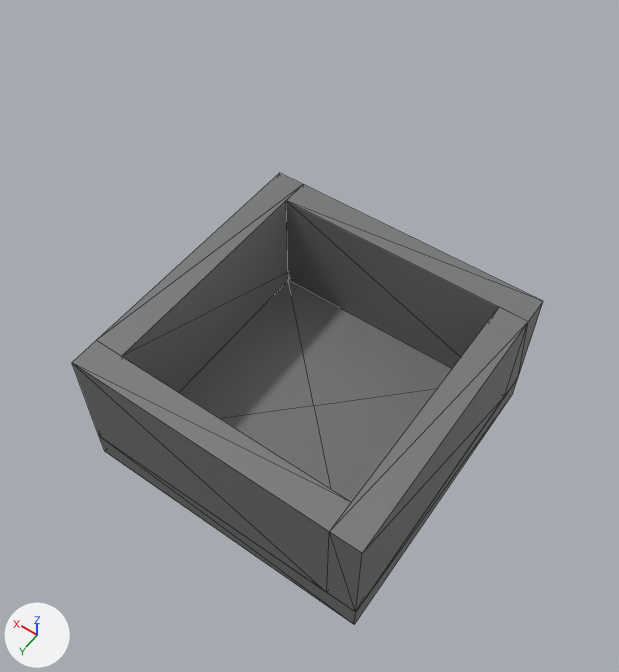
A saved change to the glTF model BaseFramework 3D/Asset/Models/Stage/Stage1.gltf.
Before and after are seen from a 50 mm lens placed at (-18.1, 25.9, 49.9), pointed at (-0.7, 1.4, 11.5). Every picture has the same lights, and +X, +Y and +Z are marked at lower left. The picture after the commit comes second. Mesh edges are drawn as thin lines. Where no turn or scale is listed for an object, it has been applied to the vertices. Vertices at exactly the same position are counted once.

Names of what the first picture shows: '立方体', '立方体.001', '立方体.002', '立方体.003', '立方体.004'.
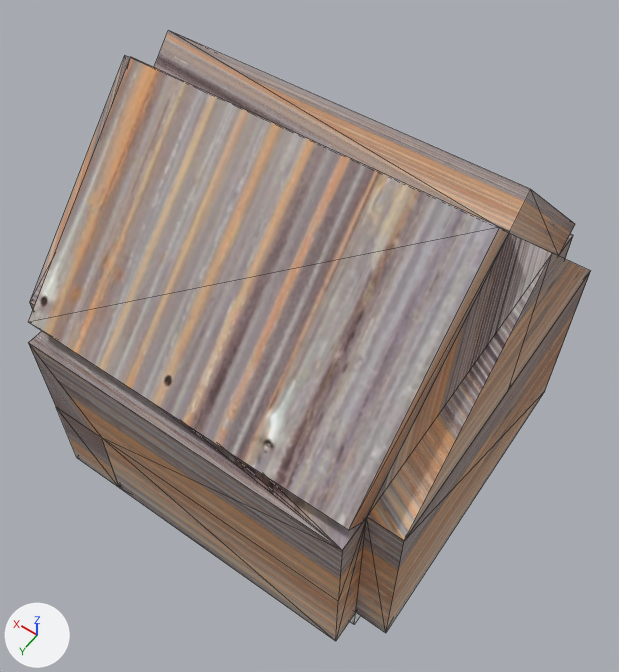
The change in detail:
Picture 'targeted-image' (img_targeted_image) is new.
Picture 'Tile' (img_tile) is new.
In material 'マテリアル' (mat_マテリアル), base_color is no longer (0.184, 0.184, 0.184), grey #777777.
In material 'マテリアル' (mat_マテリアル), texture is now set to img_tile.
Material 'マテリアル.001' (mat_マテリアル_001) is new.
Its texture is img_targeted_image.
me_立方体_001 is used by ob_立方体_001; location (1.0, 9.0, 6.0); scale (9.0, 1.0, 4.0).
me_立方体_001 had 8 vertices, 12 faces and spanned x -1.0..1.0, y -1.0..1.0, z -1.0..1.0.
me_立方体_001 no longer uses material mat_マテリアル (grey #777777).
me_立方体_001 now has 27 vertices, 42 faces and spans x -1.0..1.0, y -1.0..1.0, z -1.0..1.0.
me_立方体_001 part 1: 19 vertices added at x -1.0..1.0, y -1.0..1.0, z -1.0..1.0.
me_立方体_001 gains material mat_マテリアル_001 (picture img_targeted_image).
me_立方体_002 has 8 vertices, 12 faces and spans x -1.0..1.0, y -1.0..1.0, z -1.0..1.0.
me_立方体_002 no longer uses material mat_マテリアル (grey #777777).
me_立方体_002 gains material mat_マテリアル_001 (picture img_targeted_image).
me_立方体_003 has 8 vertices, 12 faces and spans x -1.0..1.0, y -1.0..1.0, z -1.0..1.0.
me_立方体_003 no longer uses material mat_マテリアル (grey #777777).
me_立方体_003 gains material mat_マテリアル_001 (picture img_targeted_image).
me_立方体_004 has 8 vertices, 12 faces and spans x -1.0..1.0, y -1.0..1.0, z -1.0..1.0.
me_立方体_004 no longer uses material mat_マテリアル (grey #777777).
me_立方体_004 gains material mat_マテリアル_001 (picture img_targeted_image).
Mesh me_立方体_008 is new.
It has 8 vertices, 12 faces and spans x -1.0..1.0, y -10.0..10.0, z -5.0..5.0.
It uses material mat_マテリアル_001 (picture img_targeted_image).
Mesh me_立方体_007 is new.
It has 8 vertices, 12 faces and spans x -1.0..1.0, y -10.0..10.0, z -5.0..5.0.
It uses material mat_マテリアル_001 (picture img_targeted_image).
Mesh me_立方体_006 is new.
It has 8 vertices, 12 faces and spans x -10.0..10.0, y -5.8..5.8, z -5.8..5.8.
It uses material mat_マテリアル_001 (picture img_targeted_image).
Mesh me_立方体_005 is new.
It has 8 vertices, 12 faces and spans x -10.0..10.0, y -5.8..5.8, z -5.8..5.8.
It uses material mat_マテリアル_001 (picture img_targeted_image).
Object '立方体.001' (ob_立方体_001) moves from (1.0, 9.0, 6.0) to (0.0, 11.0, 8.0).
Object '立方体.001' (ob_立方体_001) is rescaled from (9.0, 1.0, 4.0) to (10.0, 1.0, 6.0).
Object '立方体.002' (ob_立方体_002) moves from (-1.0, -9.0, 6.0) to (0.0, -11.0, 8.0).
Object '立方体.002' (ob_立方体_002) is rescaled from (9.0, 1.0, 4.0) to (10.0, 1.0, 6.0).
Object '立方体.003' (ob_立方体_003) moves from (-9.0, 1.0, 6.0) to (-11.0, 0.0, 8.0).
Object '立方体.003' (ob_立方体_003) is rescaled from (1.0, 9.0, 4.0) to (1.0, 10.0, 6.0).
Object '立方体.008' (ob_立方体_008) is new; it shows me_立方体_008.
Its location is (11.0, 0.0, 19.0).
Object '立方体.007' (ob_立方体_007) is new; it shows me_立方体_007.
Its location is (-11.0, 0.0, 19.0).
Object '立方体.006' (ob_立方体_006) is new; it shows me_立方体_006.
Its location is (0.0, 5.76, 19.66).
Object '立方体.005' (ob_立方体_005) is new; it shows me_立方体_005.
Its location is (0.0, -5.76, 19.66).

Boxes (x1, y1, x2, y2) around the edits, measured in the pictures (619 x 672 px):
'立方体.006', added
    after: (28, 57, 509, 530)
'立方体.001', surface changed, reshaped, moved, rescaled (21% wider, 23% taller)
    before: (72, 340, 351, 592)
    after: (28, 331, 367, 641)
'立方体', surface changed
    both: (349, 613, 360, 624)
'立方体.003', surface changed, recoloured, moved, rescaled (17% wider, 19% taller)
    before: (327, 307, 528, 612)
    after: (356, 271, 591, 633)
'立方体.002', surface changed, recoloured, moved, rescaled (mostly hidden afterwards)
    before: (286, 184, 543, 396)
    after: (559, 234, 573, 259)
'立方体.007', added
    after: (367, 233, 590, 540)
'立方体.005', added
    after: (154, 31, 575, 256)
'立方体.004', surface changed, recoloured
    both: (30, 173, 303, 392)
'立方体.008', added (mostly hidden)
    after: (30, 56, 130, 305)
part 1 of me_立方体_001, added
    after: (28, 343, 367, 641)
